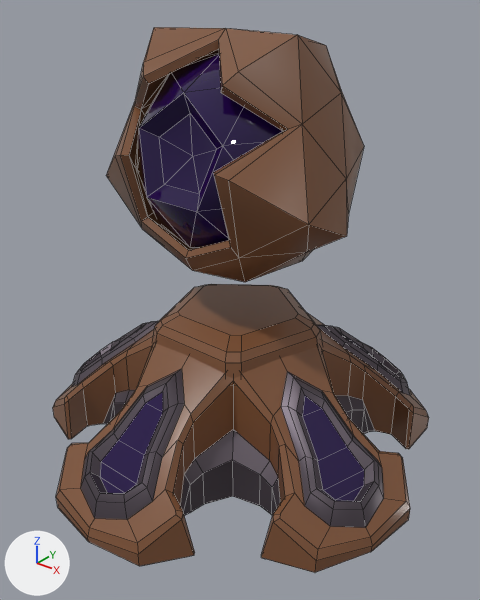
Renders of the FBX model Assets/Towers/Void Tower/Models/VoidTower_Level1.fbx from each side of a commit.
The view is the same before and after, from a 50 mm camera at (0.861, -1.068, 1.024) aimed at (0.037, -0.039, 0.386). Lighting does not change. The marker at lower left points along +X, +Y and +Z. Mesh edges are drawn as thin lines. Where no turn or scale is listed for an object, it has been applied to the vertices.

Before the edit, the objects in view are built like this:
```python
me_cube_029 = bpy.data.meshes.new('Cube.029')
me_cube_029.from_pydata(...)  # 645 vertices, 576 faces; spans x -0.477..0.477, y -0.481..0.446, z -0.003..0.344
# faces by material slot: [301, 25, 250]
me_cube_029.materials.append(mat_brass)  # brown #7e5337
me_cube_029.materials.append(mat_goo)  # dark purple #210747
me_cube_029.materials.append(mat_dark_metal)  # dark grey #5a515a
me_icosphere_017 = bpy.data.meshes.new('Icosphere.017')
me_icosphere_017.from_pydata(...)  # 141 vertices, 249 faces; spans x -0.281..0.281, y -0.213..0.251, z 0.437..0.938
# faces by material slot: [164, 85]
me_icosphere_017.materials.append(mat_brass)  # brown #7e5337
me_icosphere_017.materials.append(mat_goo)  # dark purple #210747
ob_level_1_base = bpy.data.objects.new('Level 1 Base', me_cube_029)
ob_level_1_base.location = (0.0, 0.0, 0.0)
ob_level_1_turret = bpy.data.objects.new('Level 1 Turret', me_icosphere_017)
ob_level_1_turret.location = (0.0, 0.0, 0.0)
```
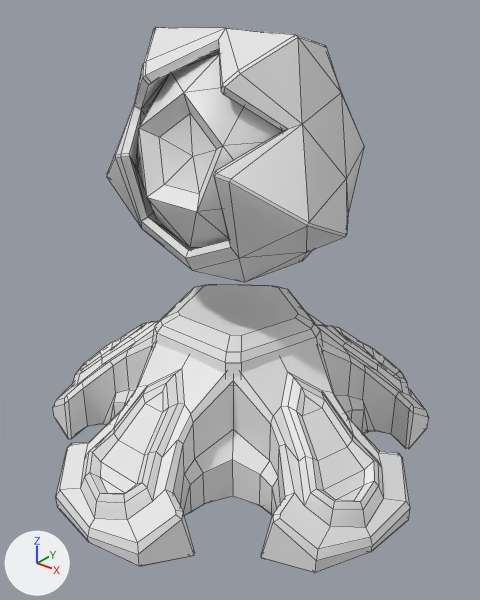
Where the newer file only moved an object's origin or applied its transform, the numbers keep the older frame.

Boxes [x1, y1, x2, y2] around the edits, measured in the pictures (480 x 600 px; the box of a moved part takes in the faces that stretch with it):
'Level 1 Turret', reshaped
    before: [106, 27, 364, 282]
    after: [107, 27, 364, 282]
part 1 of me_cube_029, recoloured (brown to white)
    both: [53, 284, 429, 573]
part 2 of me_cube_029, recoloured (purple to white)
    both: [100, 334, 375, 501]
part 3 of me_cube_029, recoloured (grey to white)
    both: [72, 321, 410, 528]
part 4 of me_icosphere_017, moved or reshaped
    before: [106, 27, 364, 260]
    after: [107, 27, 364, 260]
part 5 of me_icosphere_017, recoloured (brown to grey)
    both: [141, 93, 364, 282]
part 6 of me_icosphere_017, recoloured (purple to white)
    both: [137, 54, 283, 249]

The change, as a list of edits to the scene's bpy script:
```text
Change me_icosphere_017:
    used by ob_level_1_turret; location = (0.0, 0.0, 0.0)
    remove me_icosphere_017.from_pydata(...)  # 141 vertices, 249 faces; spans x -0.281..0.281, y -0.213..0.251, z 0.437..0.938
    add me_icosphere_017.from_pydata(...)  # 173 vertices, 277 faces; spans x -0.28..0.28, y -0.212..0.251, z 0.437..0.938
    me_icosphere_017 part 4
    28 vertices are removed from x -0.281..0.281, y -0.213..0.184, z 0.58..0.935
    88 faces are deleted
    60 vertices are added at x -0.28..0.28, y -0.212..0.182, z 0.581..0.935
    116 new faces join them
    me_icosphere_017 part 5: 76 faces spanning x -0.258..0.258, y -0.17..0.251, z 0.437..0.938 switch from mat_brass (brown #7e5337) to no material
    me_icosphere_017 part 6: 85 faces spanning x -0.215..0.215, y -0.199..0.21, z 0.479..0.895 switch from mat_goo (dark purple #210747) to no material
Change me_cube_029:
    used by ob_level_1_base; location = (0.0, 0.0, 0.0)
    remove me_cube_029.from_pydata(...)  # 645 vertices, 576 faces; spans x -0.477..0.477, y -0.481..0.446, z -0.003..0.344
    add me_cube_029.from_pydata(...)  # 645 vertices, 664 faces; spans x -0.477..0.477, y -0.481..0.446, z -0.003..0.344
    me_cube_029 part 1: 301 faces spanning x -0.477..0.477, y -0.481..0.446, z -0.002..0.344 switch from mat_brass (brown #7e5337) to no material
    me_cube_029 part 2: 25 faces spanning x -0.4..0.4, y -0.42..0.351, z 0.085..0.243 switch from mat_goo (dark purple #210747) to no material
    me_cube_029 part 3: 250 faces spanning x -0.437..0.437, y -0.459..0.393, z -0.003..0.269 switch from mat_dark_metal (dark grey #5a515a) to no material
```
